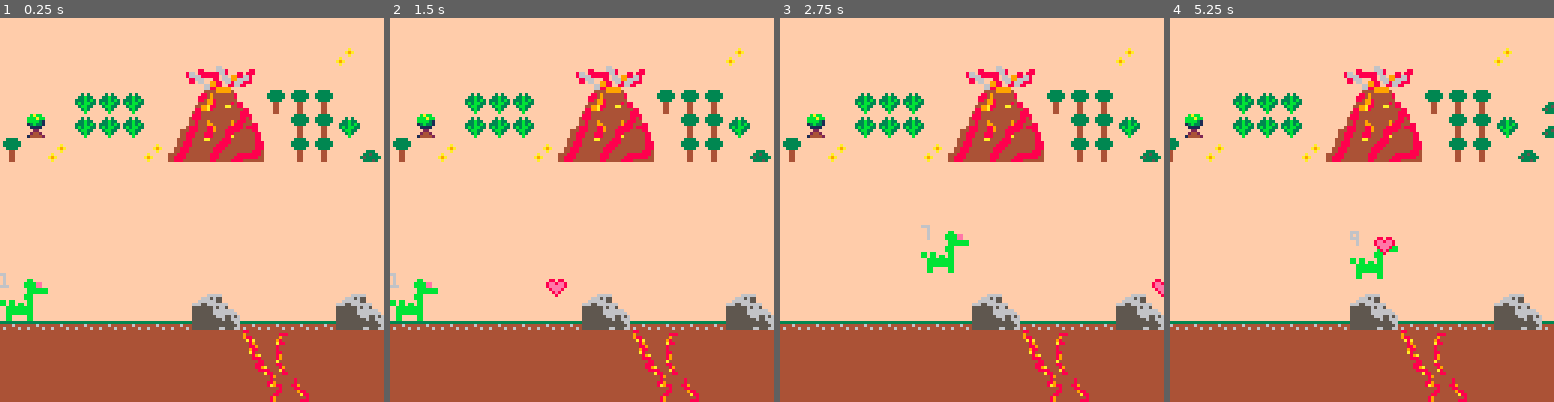
Above: before the commit, frames 1-4 (left to right).
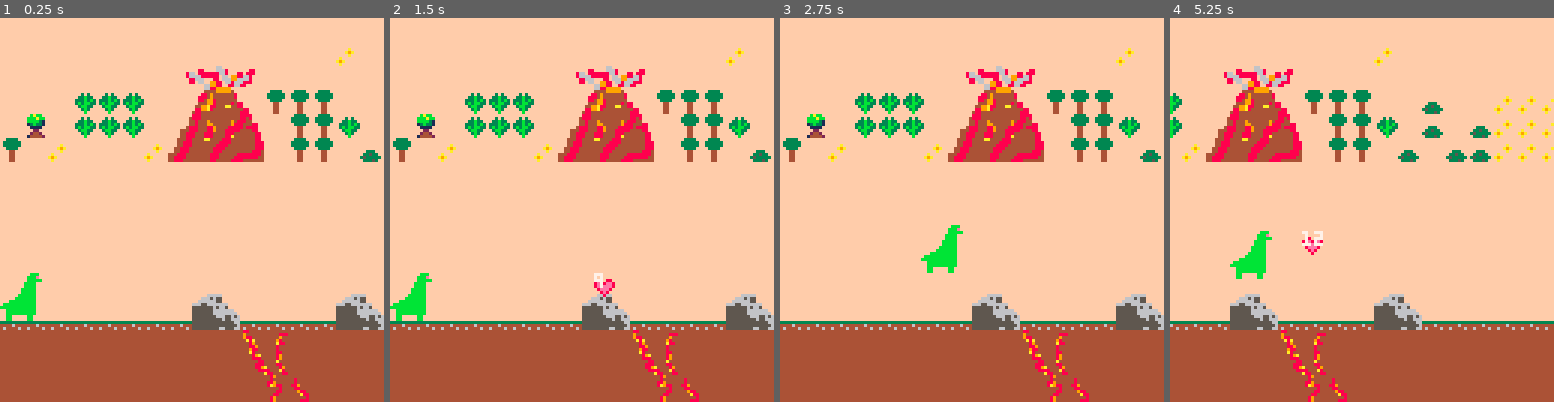
Above: after the commit, the same moments.

Repository: adatechschool/projet-collectif-pico-8-teamdino
Game: PICO-8 cartridge projet-collectif-pico-8-teamdino.p8
Two runs of this game, one before a commit and one after it. Both use one fixed random seed, a clock stepped at 60 frames per second and the inputs below.
Inputs:
- Up to frame 1 (0.25 s): no input
- Up to frame 2 (1.5 s): tap X (X key) at 0.33, 1.07 s
- Up to frame 3 (2.75 s): hold Right 1.6-2.1 s; tap X (X key) at 1.85 s; hold Up 2.15-2.42 s; hold Right from 2.47 s (still down)
- Up to frame 4 (5.25 s): tap X (X key) at 2.97, 4.08, 5.2 s; release Right at 3.03 s; hold Left 3.08-3.58 s; hold Down 3.63-3.97 s; hold Right 4.02-4.68 s; hold Up 4.73-5.03 s; hold Left from 5.08 s (still down)

The runs differ from the first frame. In frame 1, 0.4% of the frame differs, in the area x 0-13%, y 66-78%; in frame 2, 0.7%; in frame 3, 0.4%; in frame 4, 18%, in the area x 0-100%, y 7-100%.

Commit message:
Ajout fonction collision

Diff:
--- a/projet-collectif-pico-8-teamdino.p8
+++ b/projet-collectif-pico-8-teamdino.p8
@@ -41,6 +41,8 @@
  end
  update_camera()
  update_trex()
+ --collision()
+
  --player_movement()
 
 -- interact()
@@ -50,7 +52,7 @@
  cls(15)
  draw_map()
 
- print(flr(p.x/8),p.x,p.y)
+--
 
 --maman dino
  spr(28,p.x,p.y,2,2)
@@ -59,11 +61,19 @@
 for t in all (trex) do
  spr(35,t.x,t.y,2,2)
  end
+
 --coeurs
-for c in all(coeurs) do
- spr(26,c.x,c.y)
- end
-end
+
+	for c in all(coeurs) do
+ 	spr(26,c.x,c.y)
+ end
+
+
+
+debug()
+end
+
+
 -- affichage des grands sprites
 
 
@@ -73,7 +83,7 @@
 
 function shoot()
  new_coeur={
-  x=p.x,
+  x=p.x+16,
   y=p.y,
   speed=2
  }
@@ -83,11 +93,24 @@
 function update_coeurs()
  for c in all (coeurs) do
   c.x+=c.speed
- end
-end
-
-
-
+
+ end
+end
+
+function debug()
+ for c in all (coeurs) do
+   print(flr(c.x/8),c.x,c.y,7)
+ end
+
+ for t in all (trex) do
+  print (flr(t.x/8),t.x,t.y,7)
+ end
+
+--  print(flr(p.x/8),p.x,p.y)
+--print(p.x)
+--print(c.x)
+--print(#coeurs)
+end
 
 
 
@@ -100,18 +123,34 @@
   x=940,
   y=175,
   speed=4,
-  life=3
+  life=2
   }
   add (trex,new_trex)
 end
 
 function update_trex()
- for t in all(trex) do
-  t.x-=0.7--vitesse arrivee par la droite
-  if t.x<10 then
-   del (trex,t)
-  end
- end
+	for t in all(trex) do
+ 	t.x-=0.4--vitesse arrivee par la droite
+	 if t.x<10 then
+		 del(trex,t)
+		end
+ 	for c in all(coeurs) do
+   if collision(c,t) then
+    del(coeurs,c)
+    t.life-=1
+    if t.life==0 then
+     del(trex,t)
+    -- while t<3 do
+      --generer_trex()
+     --end
+    end
+   end
+	 end
+
+	end
+  --collision
+
+
 end
 -->8
 --map
@@ -132,7 +171,7 @@
 -- camx=mid(0,p.x,127-63)
 -- camy=mid(0,p.y,63-31)
  if p.x>60 then
-  camx=p.x-60
+  camx=p.x-20
  else
   camx=10
  end
@@ -168,6 +207,20 @@
 -- appliquer fonction sauter
  --end
 --end
+
+-->8
+--collision
+
+function collision(c,t)
+  if c.x>t.x+8
+		or c.y>t.y+8
+		or c.x+8<t.x
+		or c.y+8<t.y then
+		 return false
+	 else
+ 		return true
+	 end
+end
 
 __gfx__
 0000000000000000ffffffffff3333fffffffffffffffffffffffffffffffffffffffffffffffffffffff33bfffffffffffffffffff34333fffaafff00000000
@@ -178,20 +231,20 @@
 0070070000000000ffbbbbfffff44ffff33533ff3333333333fff333f775555ff43f333f44464cc4f3b33fffff3bb33ffff343fff4ff9f4f444ccc4400000000
 0000000000000000ffbffbfffff44fff3533333f4444644444ccc445f5f55555fffff3ff46444cc6f333fffffff3b3ffffff4ffff999ff4f44ccc44400000000
 0000000000000000fffffffffff44ffff33353ff4644446454ccc544fff5fff5fffff4ff44464cc43fffffffffffbfffffff4ffff4ffff4f4cc4444400000000
-4444444400000000ffffffffffffffffffbabbffffffffffffffffccffffffccffffffcc4444444400000000ffffffff00000000000000000000000000000000
-4444444400000000fff444fffffffffffbbbabbffffffffffffffcccfffffcccffffcccc4444444400000000ffffffff00000000000000000000000000000000
-4444444400000000fff444ffffffaffffbbbb31fffffffffffffcccfffffccccffffcccf4444444408808800ffffffff000000000bb000000000000000000000
-4444444406600000ff44444ffffa9afff13b331ffffffffffffcccfffffcccfffffcccff444444448ee8ee80ffffffff00000000bbbbee000000000000000000
-4477444466560000f4444444ffffafffff1111ffffffffffffccccffffcccfffffcccfff444444448eeeee80ffffffff00000000bbbbee000000000bb0000000
-47f7744455666000f4444444fafffffffff22ffffffffffffcccfffffcccfffffcccffff4444444408eee800ffffffff000000000bbbbbbb0000bbbbb0000000
-ff77f7445556660044444444a9afffffff2442ffffffffffcccfffffccccffffccccffff44444444008e8000ffffffff000000000bbbbbbb0000ccbbb0000000
-ffff77745555656044444444fafffffff144442fffffffffccffffffccffffffccffffff4444444400080000ffffffff00000000bbb0000000bbccbbbb000000
-0000000044444444000000000000000000000000ffffffffffffffff66ffffffffffffff00000000000000000000000000000000bbb0000000bbbbbbbb000000
-0070070044444444000000000000000000000000ffffffffff88ffff6668fffffff88fff000000000000000000000000bb0bb0000bb00000000000bbb0000000
-0007700044444444000000000000000000000000ffffff866f8888888668fff88f888fff000000000000000000000000bb0bb0bb0bb00000000000bbb0000000
-0007700044444444000000000000007733000000ffffff86666888888f66f9988668ffff00000000000000000000000000bbbbbbbbb00000000000bbbbb0bb00
-0070070044444444000000000003337333000000fffffff88666fff88f6669966668ffff00000666660000000000000000bbbbbbbbb00000000000bbbbbbbb00
-0000000044444444000000000003333333300000fffffff88f66ff9988f668666888ffff00066656550000000000000000bbbbbbbbb00000000000bbbbbbb000
+4444444400000000ffffffffffffffffffbabbffffffffffffffffccffffffccffffffcc4444444400000000ffffffff0000000000bbb0000000000000000000
+4444444400000000fff444fffffffffffbbbabbffffffffffffffcccfffffcccffffcccc4444444400000000ffffffff000000000bbbe0000000000000000000
+4444444400000000fff444ffffffaffffbbbb31fffffffffffffcccfffffccccffffcccf4444444408808800ffffffff000000000bbbbb000000000000000000
+4444444406600000ff44444ffffa9afff13b331ffffffffffffcccfffffcccfffffcccff444444448ee8ee80ffffffff00000000bbbb00000000000000000000
+4477444466560000f4444444ffffafffff1111ffffffffffffccccffffcccfffffcccfff444444448eeeee80ffffffff00000000bbbb00000000000bb0000000
+47f7744455666000f4444444fafffffffff22ffffffffffffcccfffffcccfffffcccffff4444444408eee800ffffffff0000000bbbbb00000000bbbbb0000000
+ff77f7445556660044444444a9afffffff2442ffffffffffcccfffffccccffffccccffff44444444008e8000ffffffff0000000bbbbb00000000ccbbb0000000
+ffff77745555656044444444fafffffff144442fffffffffccffffffccffffffccffffff4444444400080000ffffffff000000bbbbbb000000bbccbbbb000000
+0000000044444444000000000000000000000000ffffffffffffffff66ffffffffffffff00000000000000000000000000000bbbbbbb000000bbbbbbbb000000
+0070070044444444000000000000000000000000ffffffffff88ffff6668fffffff88fff000000000000000000000000000bbbbbbbbb0000000000bbb0000000
+0007700044444444000000000000000000000000ffffff866f8888888668fff88f888fff0000000000000000000000000bbbbbbbbbbb0000000000bbb0000000
+0007700044444444000000000000007733000000ffffff86666888888f66f9988668ffff000000000000000000000000bbbbbbbbbbbb0000000000bbbbb0bb00
+0070070044444444000000000003337333000000fffffff88666fff88f6669966668ffff00000666660000000000000000bbbbbbbbbb0000000000bbbbbbbb00
+0000000044444444000000000003333333300000fffffff88f66ff9988f668666888ffff00066656550000000000000000bbbbbbbbbb0000000000bbbbbbb000
 0000000044444444000000000008888883300000ffffffffffff669988ff886688ffffff00666666550000000000000000bb00000bb00000000000bb00bbbb00
 0000000044444444000000000000003333300003ffffffffffff668899999fffffffffff66655666666600000000000000bb00000bb00000000000bb0000bb00
 0000000000000000000000000000003333333003ffffffffffff4444999994ffffffffff55555556566500000000000000000000000000000000000000000000
